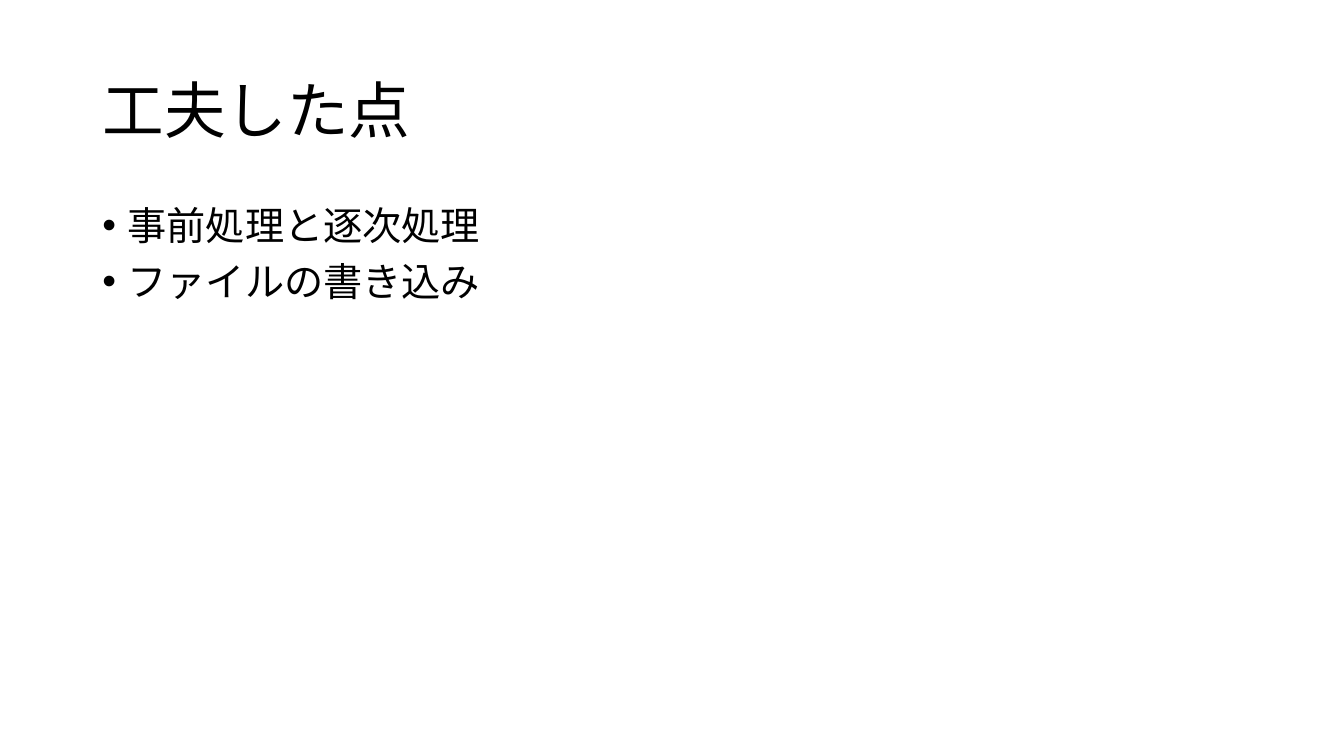
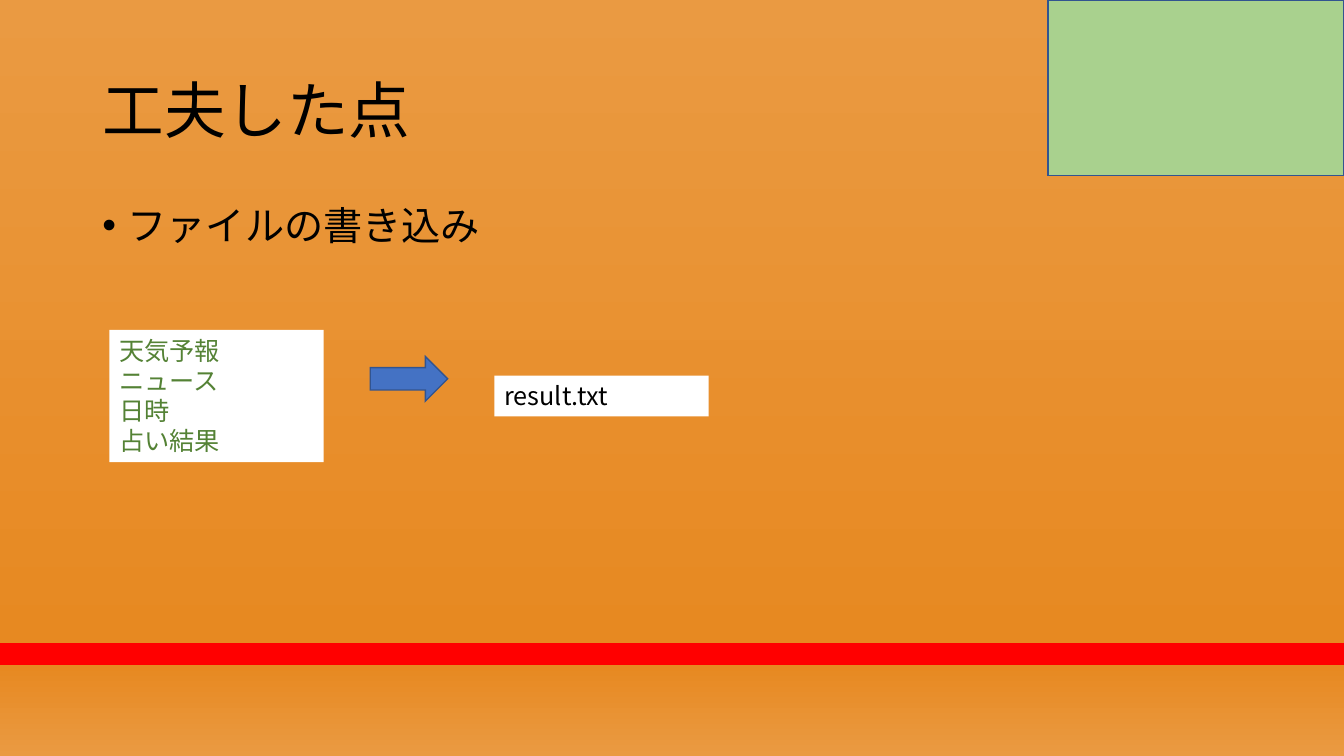
Before and after one commit to RikiishiSuzunosuke/AIspeaker_yosie, a slide deck: slide 14 of presentation/第二回プレゼン_アウトライン.pptx (slide 10 before the commit). Drawn at 1344x756 pixels with LibreOffice and Linux fonts; fonts in the diff are those of the drawing. Boxes give left, top, right and bottom in pixels: in the first picture for what was removed or moved away, otherwise in the second. Text is boxed around its words. In the diff, an @@ line names an element or a change of style, - is before the commit and + after.

```diff
--- a/presentation/第二回プレゼン_アウトライン.pptx
+++ b/presentation/第二回プレゼン_アウトライン.pptx
@@ background #FFFFFF to gradient #EA9A42 to #E78921 to #FF0000 @@
@@ rectangle added at (1049, 0, 1344, 175), fill #A9D18E, outline #325491 1 pt @@
@@ text at (128, 207, 480, 244): paragraph removed @@
-• 事前処理と逐次処理
@@ rectangle added at (109, 330, 324, 462), fill #FFFFFF, 18 pt, text #548235 @@
+天気予報
+ニュース
+日時
+占い結果
@@ right arrow added at (370, 357, 448, 401), fill #4472C4, outline #325491 1 pt @@
@@ rectangle added at (495, 376, 710, 416), fill #FFFFFF, 18 pt, text #000000 @@
+result.txt
```
Also in this commit, not shown: 7 other slides changed, 12 slides added, 6 slides removed, 33 other files.
